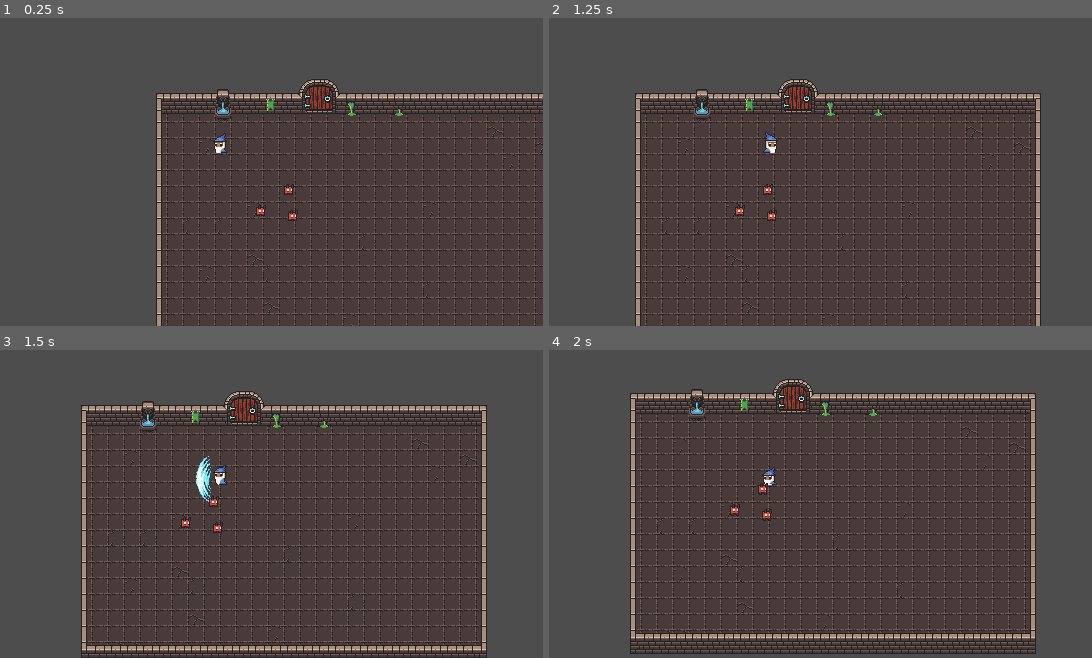
Above: before the commit, frames 1-4 (two rows, left to right).
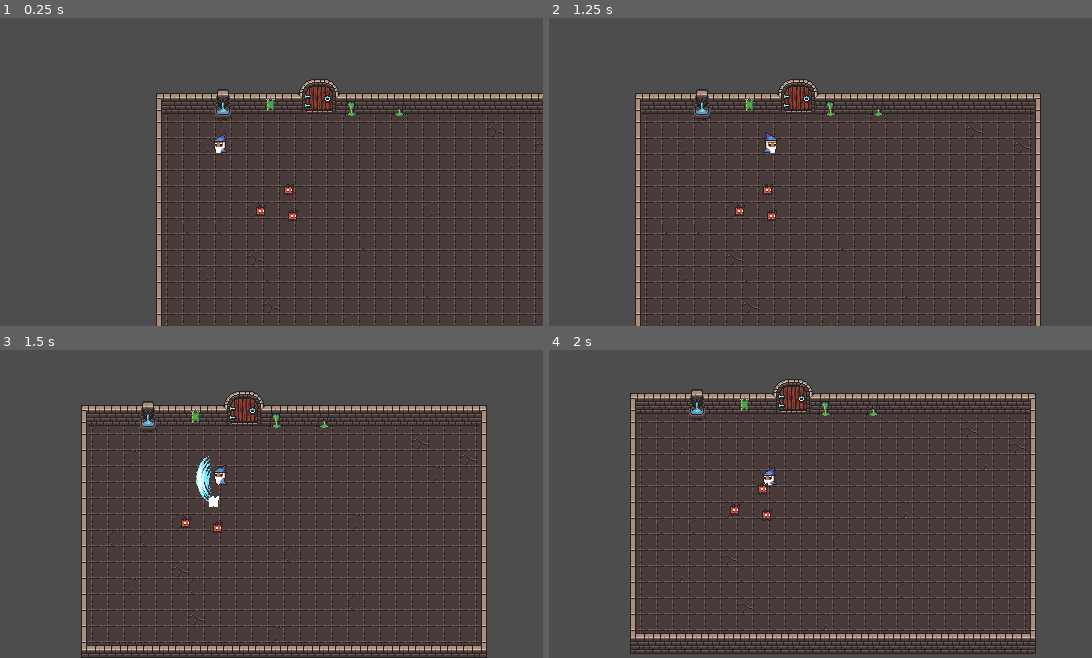
Above: after the commit, the same moments.

Repository: bloyot/arena-roguelike-prototype
Game: Godot game, scene res://scenes/test.tscn
The game is run twice, just before and just after one commit, with the same random seed, the same clock (stepped at 60 frames per second) and the same inputs.
Inputs (mouse positions are in pixels of both pictures, inside the frame that each line leads up to):
- Up to frame 1 (0.25 s): no input
- Up to frame 2 (1.25 s): tap Enter at 0.5 s; move the mouse to (912, 128) at 0.52 s; hold D (move_right) from 0.53 s (still down); click (912, 128) at 0.6 s
- Up to frame 3 (1.5 s): move the mouse to (92, 494) at 1.27 s; release D (move_right) at 1.28 s; hold S (move_down) from 1.28 s (still down); click (92, 494) at 1.35 s
- Up to frame 4 (2 s): keep holding S (move_down)

Frames 1-2 are identical in both runs. In frame 3, less than 0.1% of the frame differs, in the area x 38-41%, y 47-51%; in frame 4, nothing differs.

Commit message:
hit flash working

Diff:
--- a/assets/hit_flash.tres
+++ b/assets/hit_flash.tres
@@ -3,6 +3,7 @@
 [ext_resource type="Shader" uid="uid://b2jnk1sokjhl3" path="res://shaders/hit_flash.gdshader" id="1_70yht"]
 
 [resource]
+resource_local_to_scene = true
 shader = ExtResource("1_70yht")
 shader_parameter/active = false
 shader_parameter/tint = Color(1, 1, 1, 1)
--- a/scenes/enemy/imp.tscn
+++ b/scenes/enemy/imp.tscn
@@ -1,12 +1,14 @@
-[gd_scene load_steps=4 format=3 uid="uid://vh57x8en1fcj"]
+[gd_scene load_steps=5 format=3 uid="uid://vh57x8en1fcj"]
 
 [ext_resource type="Material" uid="uid://ch5t2j6yu7064" path="res://assets/hit_flash.tres" id="1_25qt8"]
 [ext_resource type="SpriteFrames" uid="uid://dvlv5fitw46c" path="res://assets/enemy/imp/imp_sprite.tres" id="1_arkg0"]
+[ext_resource type="Script" uid="uid://c4u4j54nav30j" path="res://scripts/enemy/imp.gd" id="1_ryekx"]
 
 [sub_resource type="RectangleShape2D" id="RectangleShape2D_25qt8"]
 size = Vector2(9, 11)
 
 [node name="Imp" type="CharacterBody2D"]
+script = ExtResource("1_ryekx")
 
 [node name="CollisionShape2D" type="CollisionShape2D" parent="."]
 position = Vector2(0.5, 2.5)
--- a/scripts/ability/slash_ability.gd
+++ b/scripts/ability/slash_ability.gd
@@ -4,9 +4,13 @@
 @onready var animated_sprite: AnimatedSprite2D = $SlashFx
 @onready var hitbox: Area2D = %Hitbox
 
+# TODO make this configurable
+var damage: int = 4
+
 func _ready() -> void:
 	toggle_fx(false)
 	animated_sprite.animation_finished.connect(on_animation_finished)
+	hitbox.area_entered.connect(on_area_entered)
 
 func can_activate_ability() -> bool:
 	return true
@@ -30,5 +34,10 @@
 	hitbox.monitoring = enabled
 	hitbox.monitorable = enabled
 
+func on_area_entered(area: Area2D) -> void:
+	if area.get_parent() is Enemy:
+		var enemy: Enemy = area.get_parent() as Enemy
+		enemy.take_damage(damage)
+
 func on_animation_finished() -> void:
 	end_ability()
--- a/scripts/enemy/enemy.gd
+++ b/scripts/enemy/enemy.gd
@@ -22,8 +22,9 @@
 	queue_free()
 
 func hit_flash() -> void:
-	sprite.material.set("shader_parameter/Active", true)
+	sprite.material.set("shader_parameter/active", true)
 	var timer: Timer = Timer.new()
+	add_child(timer)
 	timer.one_shot = true
-	timer.wait_time = 0.3
-	timer.timeout.connect(func(): sprite.material.set("shader_parameter/Active", false))
+	timer.timeout.connect(func(): sprite.material.set("shader_parameter/active", false))
+	timer.start(0.1)
--- /dev/null
+++ b/scripts/enemy/imp.gd
@@ -0,0 +1 @@
+class_name Imp extends Enemy
